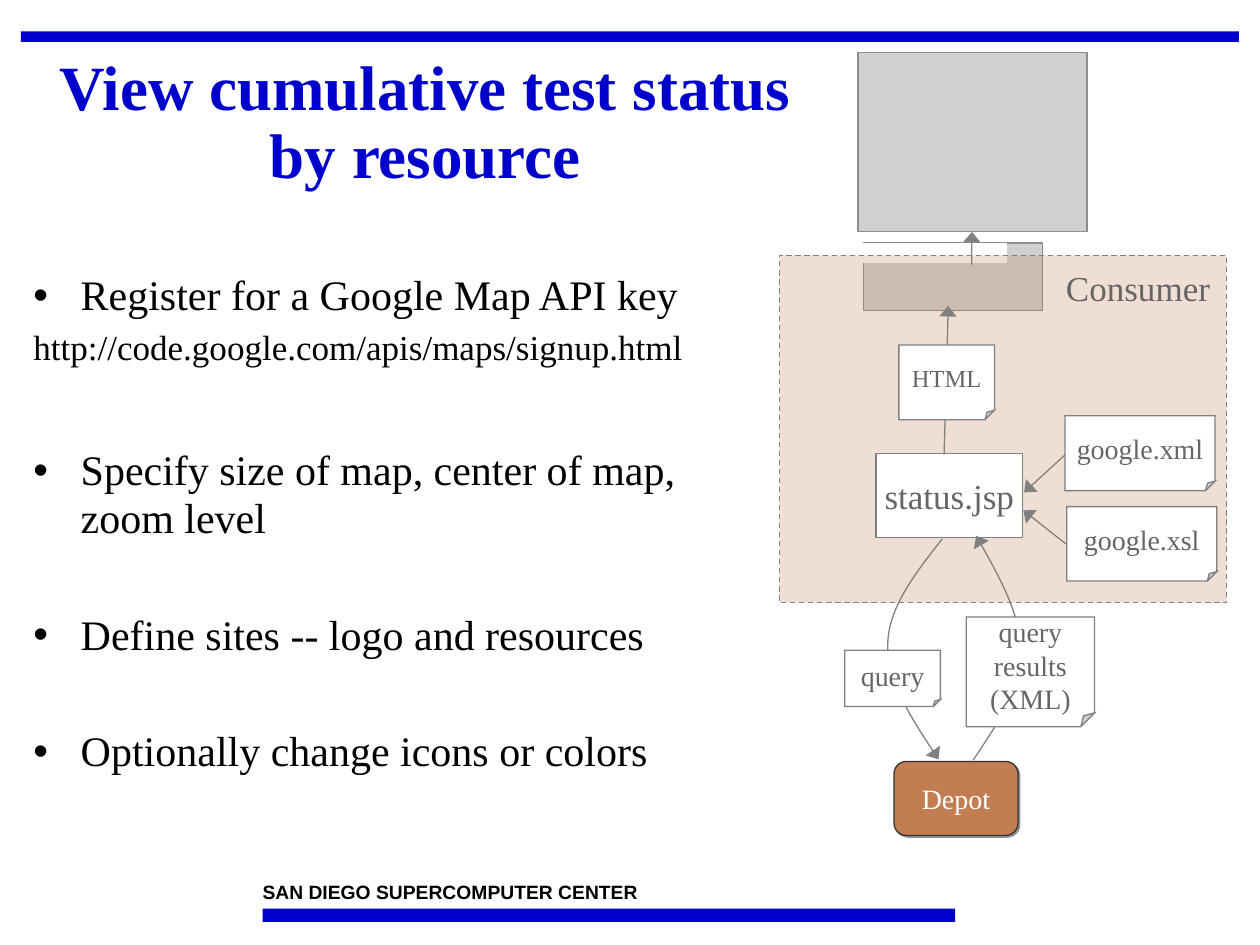
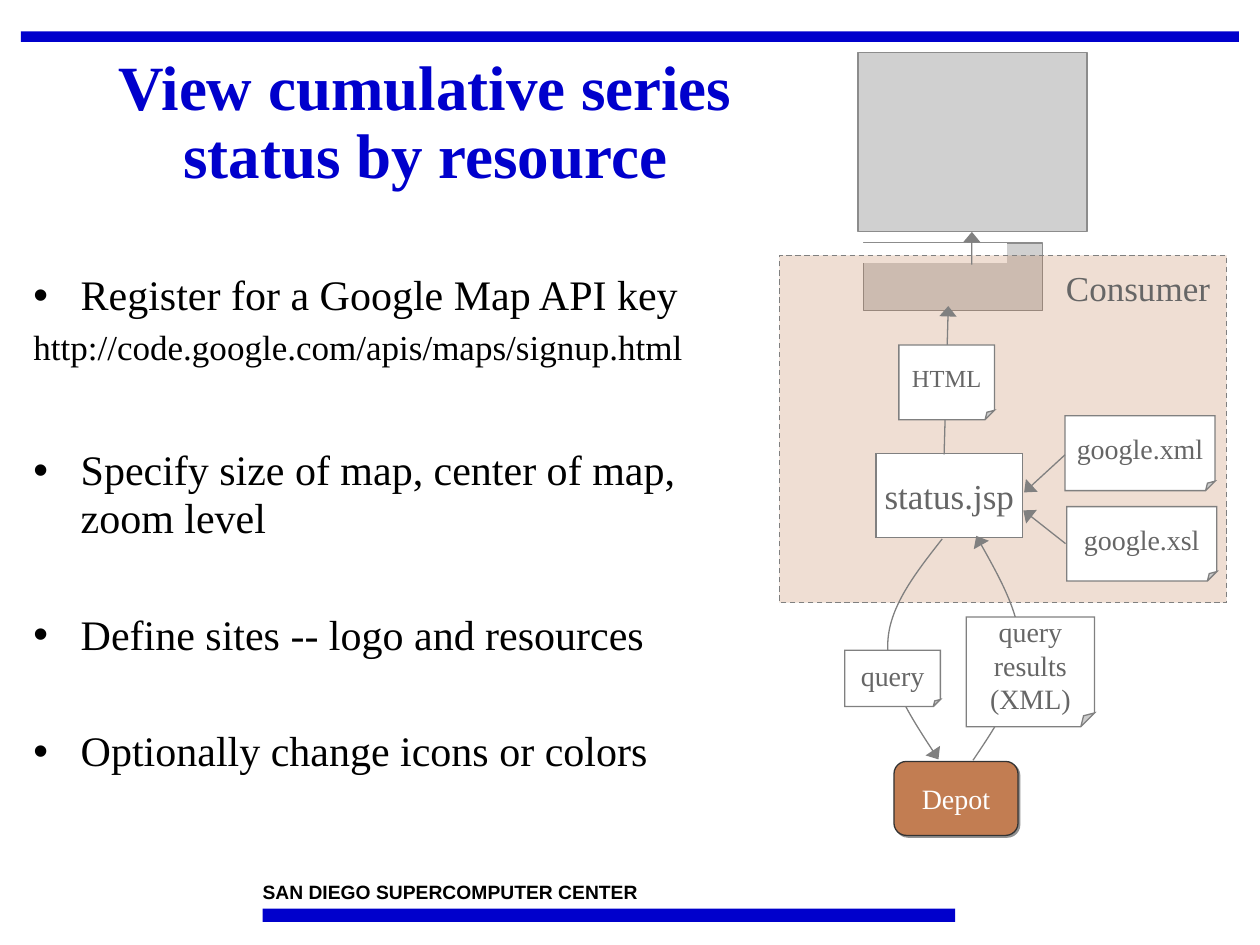
Before and after one commit to IncaProject/inca-xsede, a slide deck: slide 6 of talks/2008workshop/consumer.ppt. Drawn at 1260x945 pixels with LibreOffice and Linux fonts; fonts in the diff are those of the drawing; grey boxes stand for pictures; background and template pictures are left out. Boxes give left, top, right and bottom in pixels: in the first picture for what was removed or moved away, otherwise in the second. Text is boxed around its words. In the diff, an @@ line names an element or a change of style, - is before the commit and + after.

```diff
--- a/talks/2008workshop/consumer.ppt
+++ b/talks/2008workshop/consumer.ppt
@@ title at (118,66,731,190): text changed @@
-View cumulative test status by resource
+View cumulative series status by resource
```
Also in this commit, not shown: 7 other slides changed, 9 slides added.
